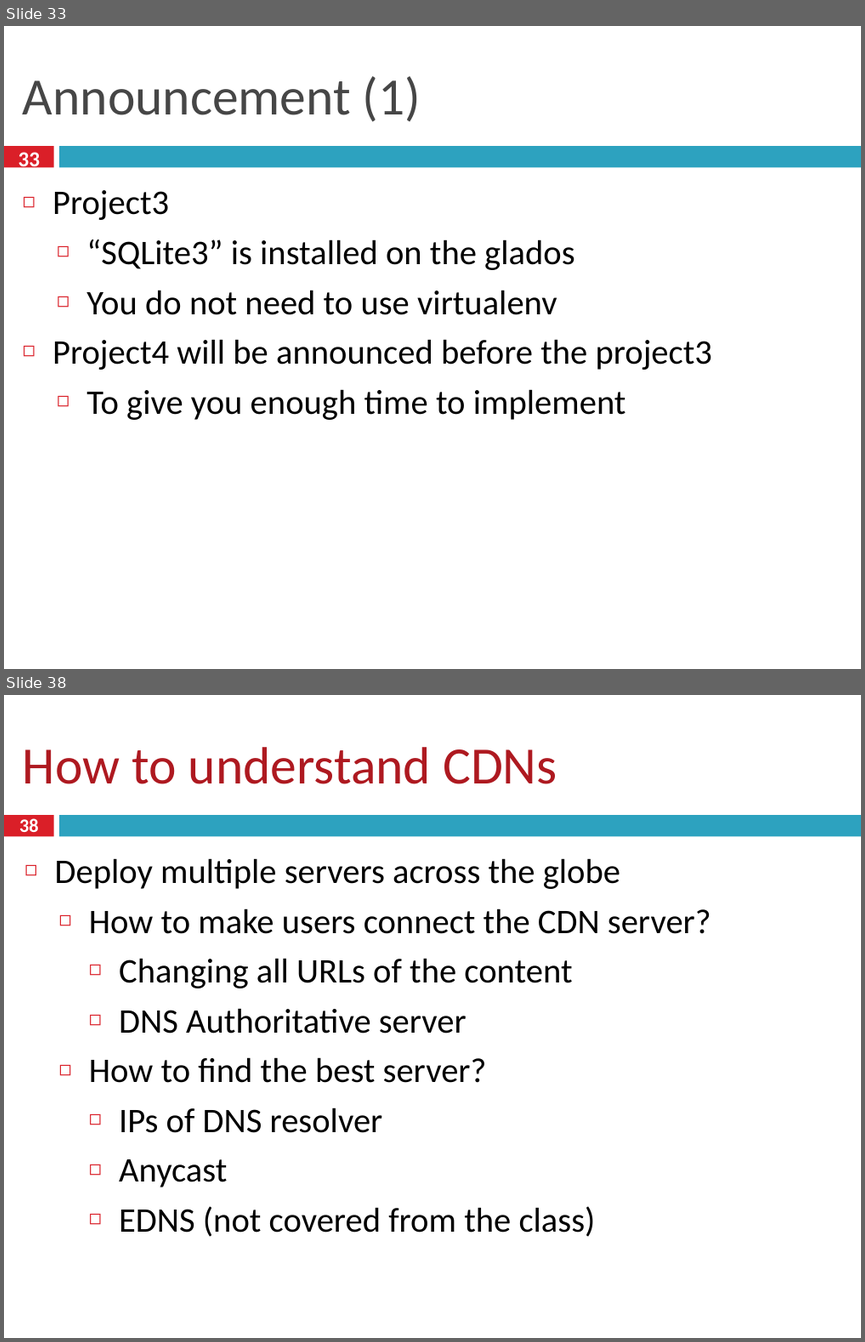
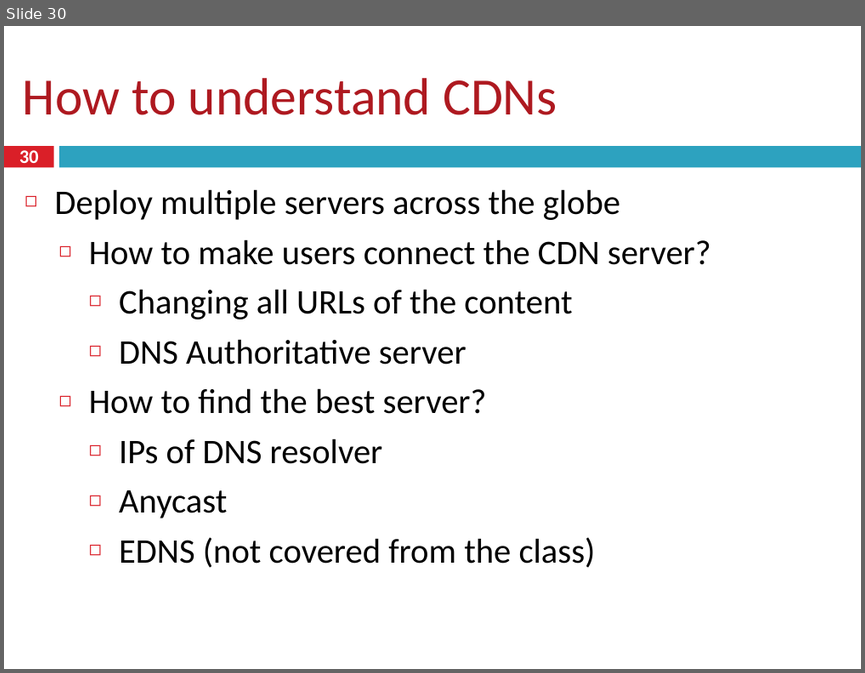
Before and after one commit to taejoong/taejoong.github.io, a slide deck: courses/csci-351/handouts/16-CDN.pptx. Shown one above the other, each under a label of ours: slides 33 and 38 before the commit, slide 30 after it; the slides between them are not shown. The pictures are 865x1342 and 865x673 pixels, drawn with LibreOffice and Linux fonts; fonts in the diff are those of the drawing. Boxes give left, top, right and bottom in pixels: in the first picture for what was removed or moved away, otherwise in the second. Text is boxed around its words. In the diff, an @@ line names an element or a change of style, - is before the commit and + after.

```diff
--- a/courses/csci-351/handouts/16-CDN.pptx
+++ b/courses/csci-351/handouts/16-CDN.pptx
@@ slide 33 removed at (4,26,861,669), background #FFFFFF; not listed: 2 template elements that a slide beside it also shows @@
@@ title removed at (23,76,421,122) @@
-Announcement (1)
@@ page number removed at (18,152,41,171) @@
-33
@@ text removed at (52,190,712,420) @@
-◻ Project3
-  ◻ “SQLite3” is installed on the glados
-  ◻ You do not need to use virtualenv
-◻ Project4 will be announced before the project3
-  ◻ To give you enough time to implement
@@ what was slide 38 is now slide 30 @@
@@ page number at (19,150,39,168): text changed @@
-38
+30
```
Also in this commit, not shown: 3 slides changed, 7 other slides removed, 25 other files.
